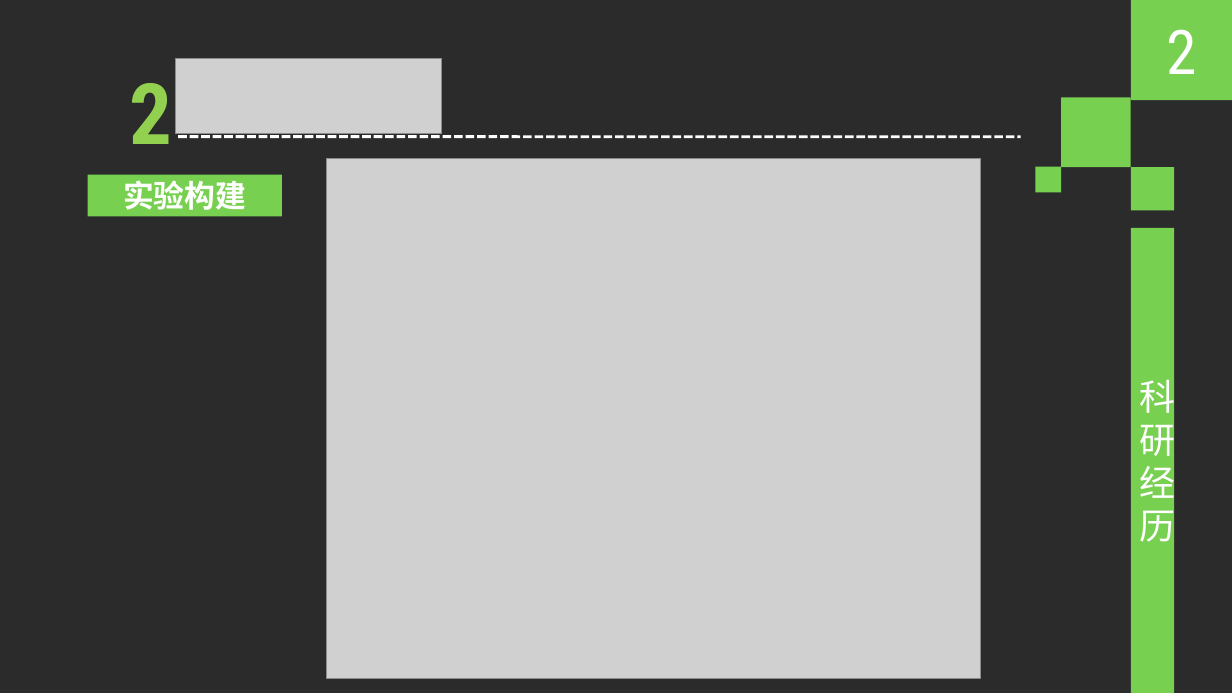
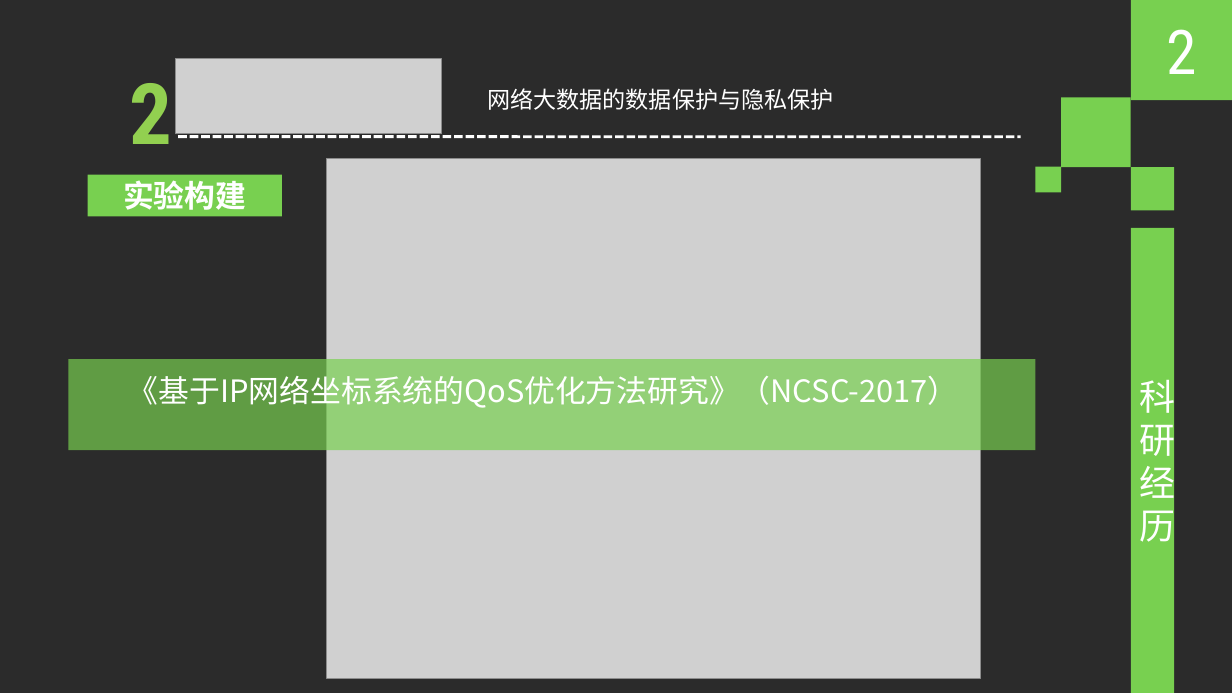
Before and after one commit to henryzhao/graduate, a slide deck: slide 9 of 赵玉琦2018年博士复试专家组考核答辩.pptx (slide 7 before the commit). Drawn at 1232x693 pixels with LibreOffice and Linux fonts; fonts in the diff are those of the drawing; grey boxes stand for pictures; background and template pictures are left out; a plain dark background stands for a picture behind light text. Boxes give left, top, right and bottom in pixels: in the first picture for what was removed or moved away, otherwise in the second. Text is boxed around its words. In the diff, an @@ line names an element or a change of style, - is before the commit and + after.

```diff
--- a/赵玉琦2018年博士复试专家组考核答辩.pptx
+++ b/赵玉琦2018年博士复试专家组考核答辩.pptx
@@ text added at box(487, 88, 833, 110), 18 pt, text #FFFFFF @@
+网络大数据的数据保护与隐私保护
@@ rectangle added at box(68, 360, 1036, 450), fill #78D050 at 69% opacity @@
@@ text added at box(128, 371, 959, 411), 24 pt, text #FFFFFF @@
+《基于IP网络坐标系统的QoS优化方法研究》（NCSC-2017）
```
Also in this commit, not shown: 7 other slides changed, 2 slides added, 1 other file.
